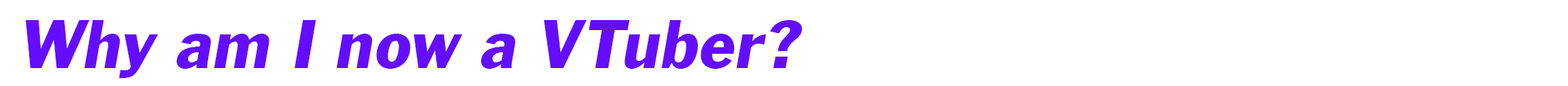
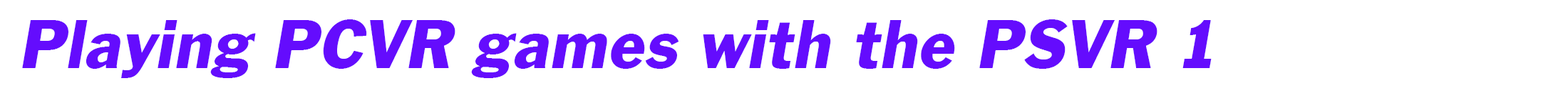
Layer changes from the first 1568 x 86 image to the second:
renamed "Why am I now a VTuber?" to "Playing PCVR games with the PSVR 1", painted on it over (22, 19, 1212, 78)
